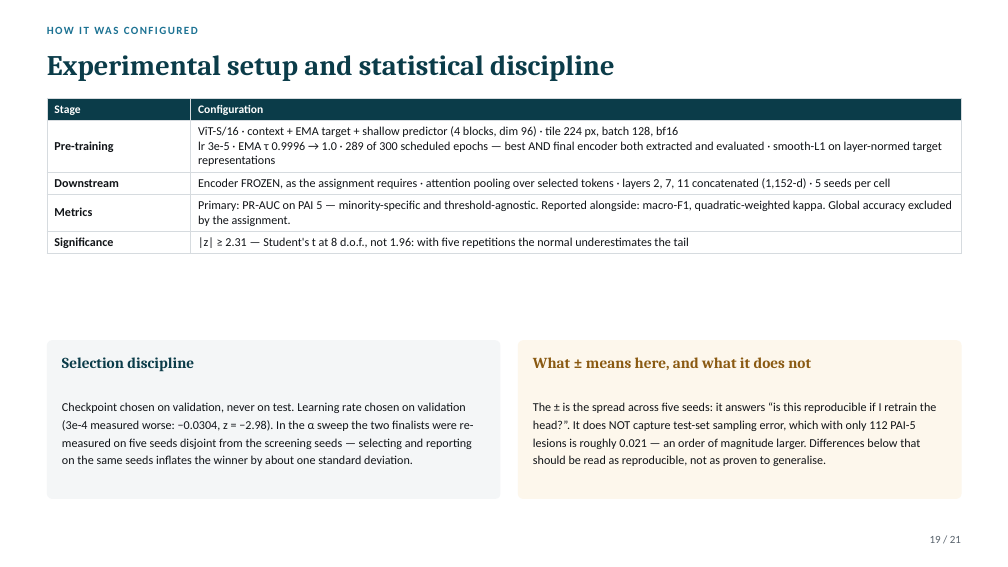
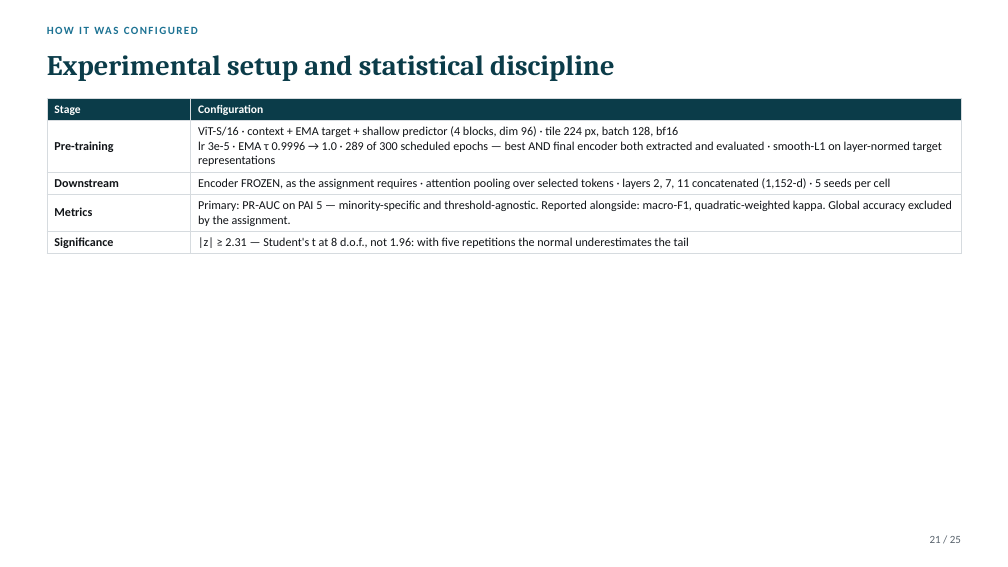
Before and after one commit to Gennaro-finance/Computer_Vision, a slide deck: slide 21 of Project8_CV_2025-2026.pptx (slide 19 before the commit). Drawn at 1008x567 pixels with LibreOffice and Linux fonts; fonts in the diff are those of the drawing. Boxes give left, top, right and bottom in pixels: in the first picture for what was removed or moved away, otherwise in the second. Text is boxed around its words. In the diff, an @@ line names an element or a change of style, - is before the commit and + after.

```diff
--- a/Project8_CV_2025-2026.pptx
+++ b/Project8_CV_2025-2026.pptx
@@ rounded rectangle removed at [47,340,501,499] @@
@@ text removed at [62,357,194,372] @@
-Selection discipline
@@ rounded rectangle removed at [518,340,962,499] @@
@@ text removed at [533,357,811,370] @@
-What ± means here, and what it does not
@@ text removed at [62,402,474,466] @@
-Checkpoint chosen on validation, never on test. Learning rate chosen on validation (3e-4 measured worse: −0.0304, z = −2.98). In the α sweep the two finalists were re-measured on five seeds disjoint from the screening seeds — selecting and reporting on the same seeds inflates the winner by about one standard deviation.
@@ text removed at [533,402,936,466] @@
-The ± is the spread across five seeds: it answers “is this reproducible if I retrain the head?”. It does NOT capture test-set sampling error, which with only 112 PAI-5 lesions is roughly 0.021 — an order of magnitude larger. Differences below that should be read as reproducible, not as proven to generalise.
@@ text at [930,536,961,543]: text changed @@
-19 / 21
+21 / 25
```
Also in this commit, not shown: 20 other slides changed, 4 slides added, 1 other file.
